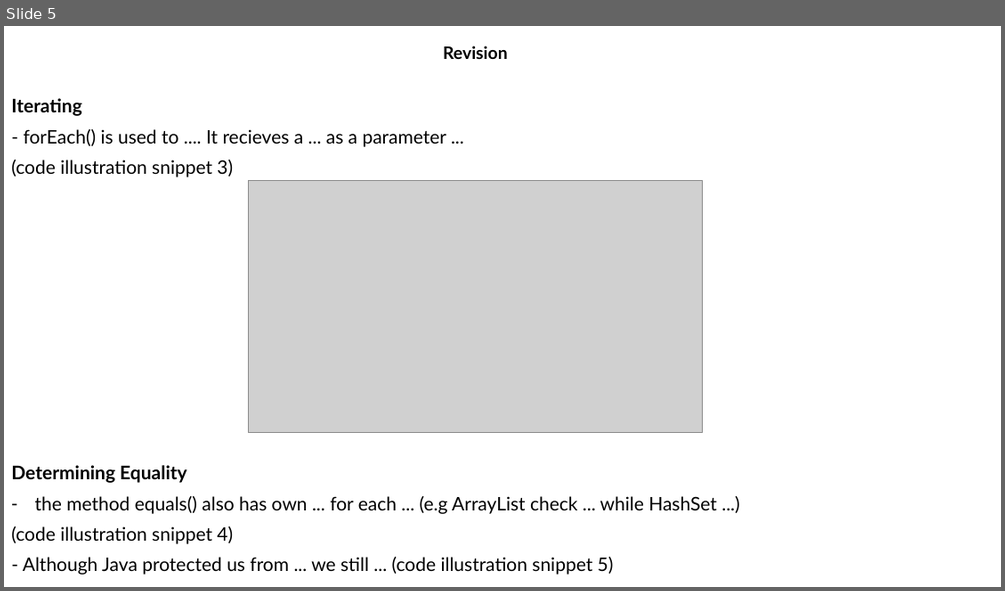
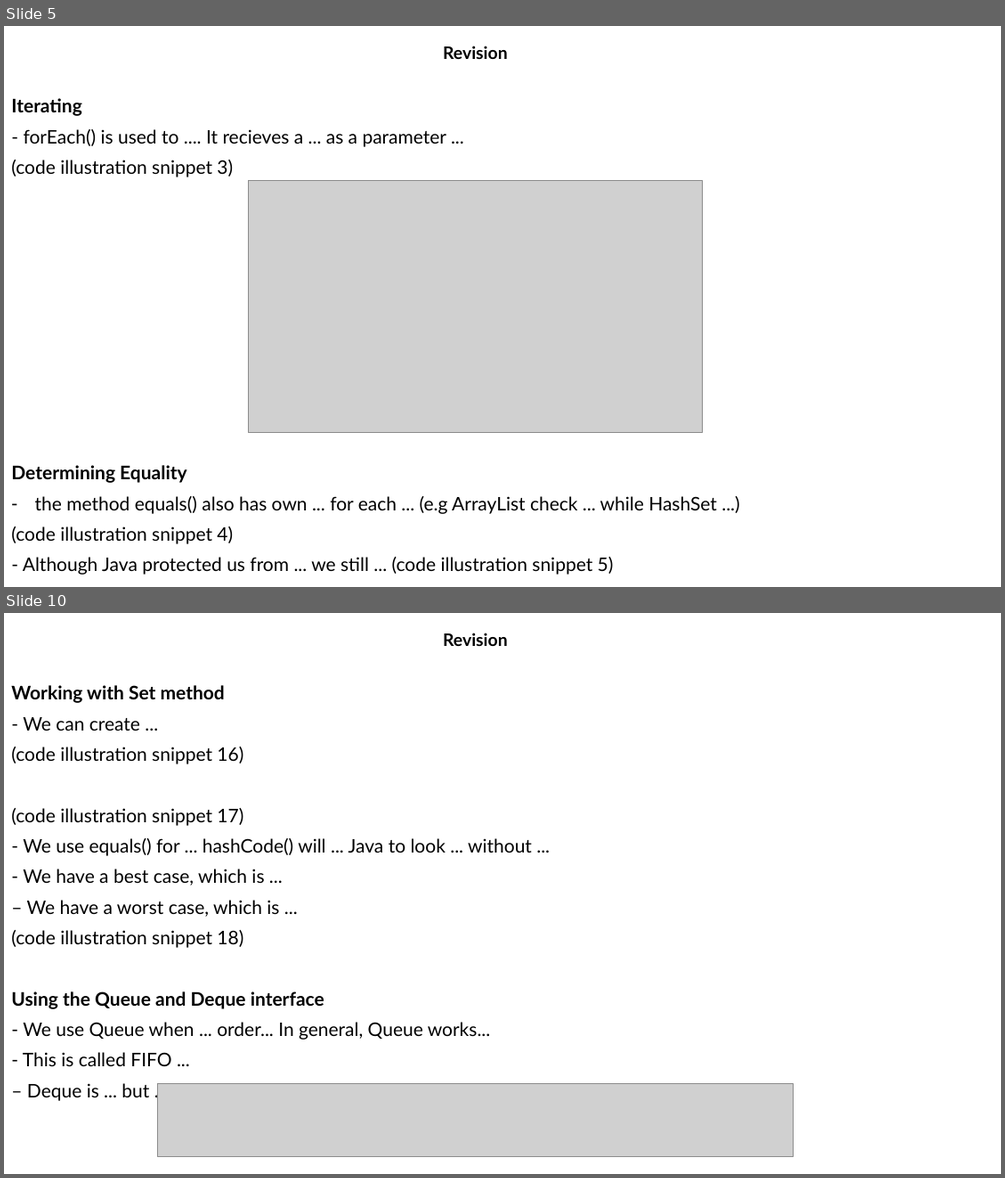
Before and after one commit to MaiDinhVinh/CS-Java, a slide deck: OCP17/Chapter 9 - Collections and Generics.pptx. Shown one above the other, each under a label of ours: slide 5 before the commit, slides 5 and 10 after it; the slides between them are not shown. The pictures are 1005x591 and 1005x1178 pixels, drawn with LibreOffice and Linux fonts; fonts in the diff are those of the drawing; grey boxes stand for pictures. Boxes give left, top, right and bottom in pixels: in the first picture for what was removed or moved away, otherwise in the second. Text is boxed around its words. In the diff, an @@ line names an element or a change of style, - is before the commit and + after.

```diff
--- a/OCP17/Chapter 9 - Collections and Generics.pptx
+++ b/OCP17/Chapter 9 - Collections and Generics.pptx
@@ slide 10 added at [4, 613, 1001, 1174], background #FFFFFF @@
@@ subtitle added at [443, 633, 508, 646], 16.6 pt, text #000000, bold @@
+Revision
@@ text added at [11, 685, 532, 1101], 18 pt, text #000000 @@
+Working with Set method
+- We can create ...
+(code illustration snippet 16)
+(code illustration snippet 17)
+- We use equals() for ... hashCode() will ... Java to look ... without ...
+- We have a best case, which is ...
+– We have a worst case, which is ...
+(code illustration snippet 18)
+Using the Queue and Deque interface
+- We use Queue when ... order... In general, Queue works...
+- This is called FIFO ...
+– Deque is ... but ...
@@ picture added at [157, 1083, 793, 1156] @@
```
Also in this commit, not shown: 1 slide changed, 16 other slides added.
